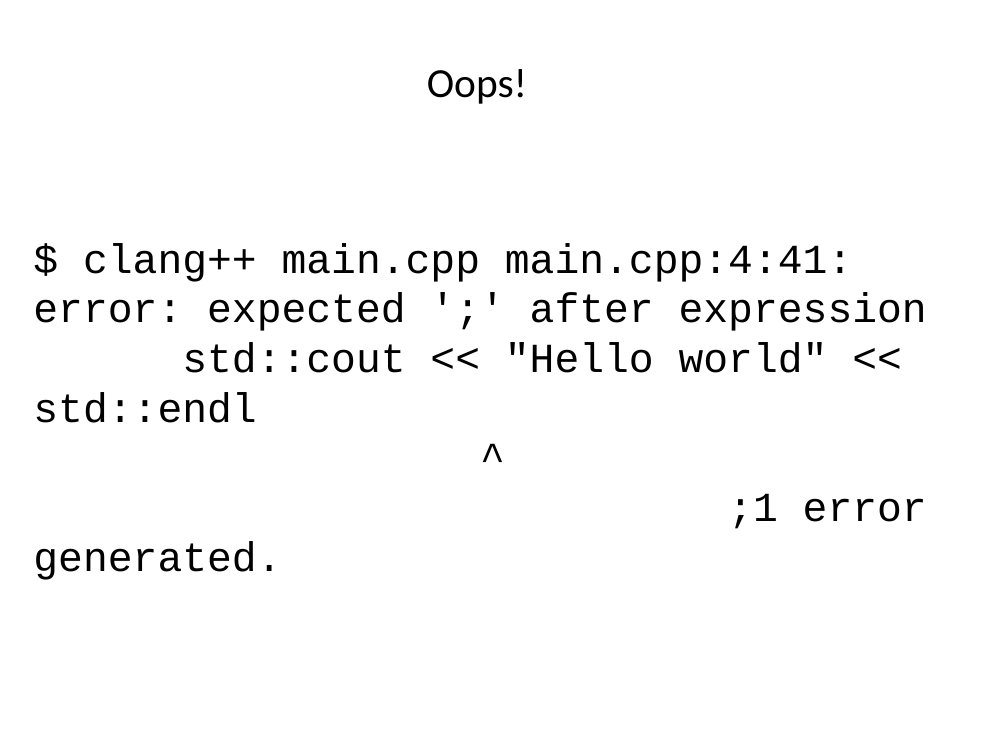
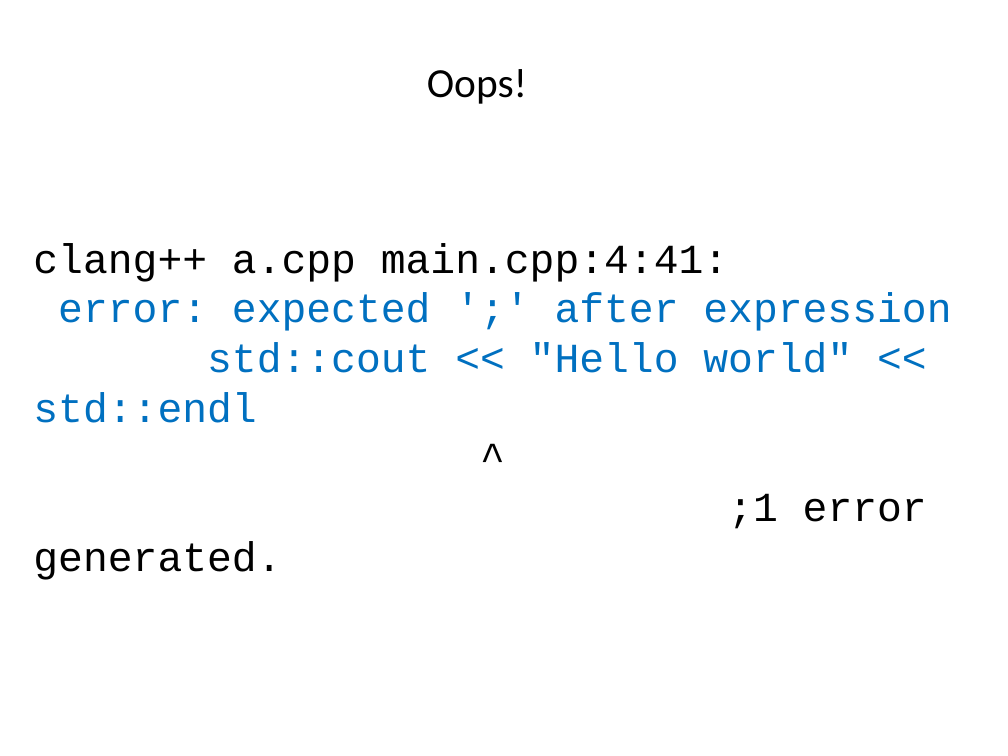
Before and after one commit to schadov/241m-lectures, a slide deck: slide 14 of lec2.ppt. Drawn at 1008x756 pixels with LibreOffice and Linux fonts; fonts in the diff are those of the drawing. Boxes give left, top, right and bottom in pixels: in the first picture for what was removed or moved away, otherwise in the second. Text is boxed around its words. In the diff, an @@ line names an element or a change of style, - is before the commit and + after.

```diff
--- a/lec2.ppt
+++ b/lec2.ppt
@@ text at [33,243,951,580]: text changed; text colour #000000 to #0070C0 @@
-$ clang++ main.cpp main.cpp:4:41: error: expected ';' after expression std::cout << "Hello world" << std::endl ^ ;1 error generated.
+clang++ a.cpp main.cpp:4:41:
+error: expected ';' after expression std::cout << "Hello world" << std::endl ^ ;1 error generated.
```
Also in this commit, not shown: 13 other slides changed, 7 slides added, 5 slides removed, 1 other file.
